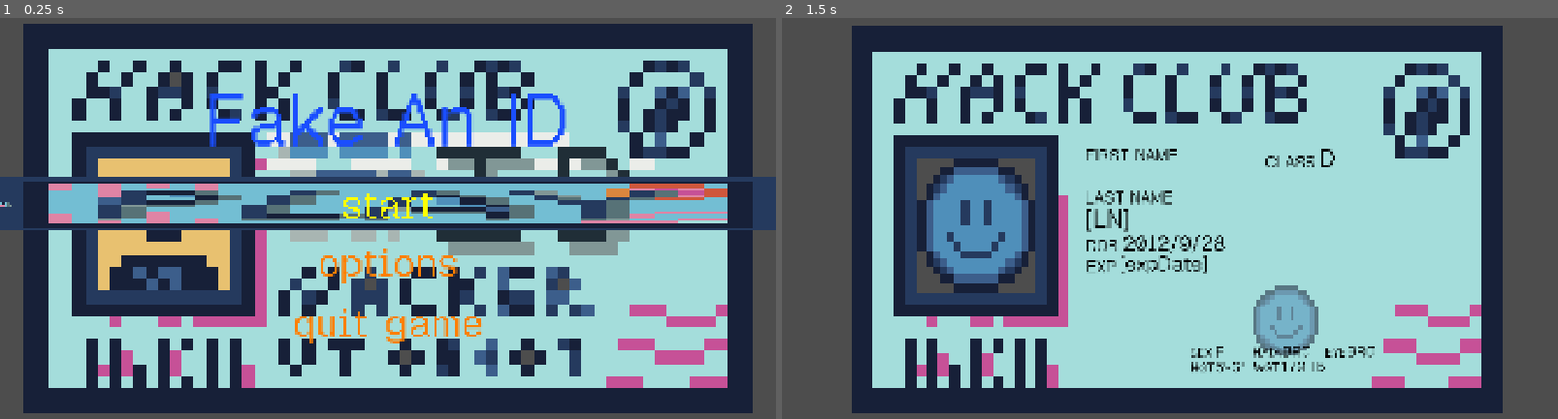
Above: before the commit, frames 1-2 (left to right).
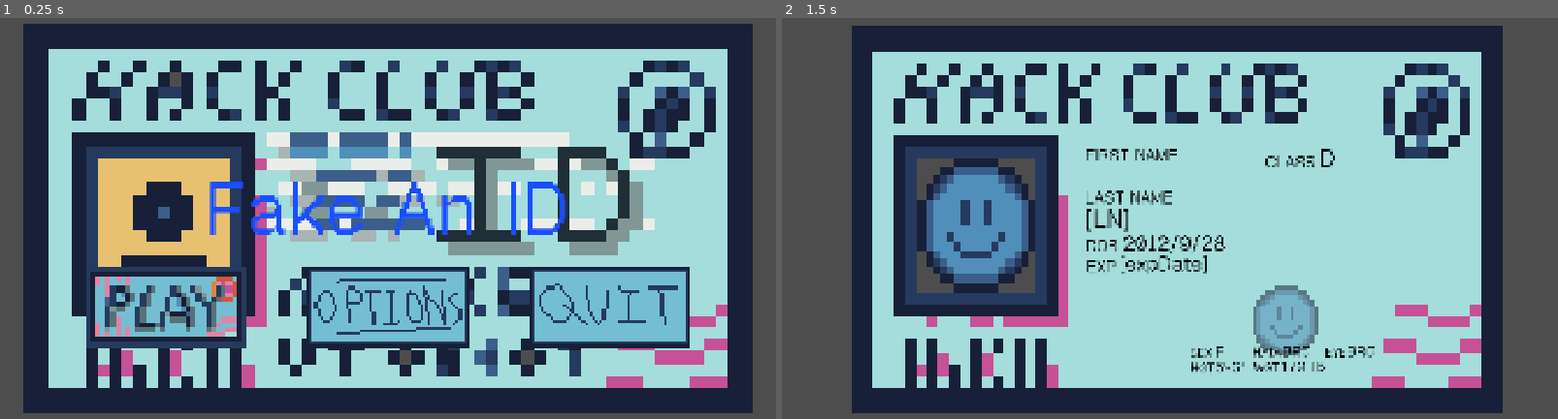
Above: after the commit, the same moments.

Repository: itstntcraft123/fake-an-id
Game: Godot game, scene res://scenes/main_menu.tscn
Same seed, same stepped clock (60 frames per second), same inputs: the game is played once before the commit and once after it.
Inputs (mouse positions are in pixels of both pictures, inside the frame that each line leads up to):
- Up to frame 1 (0.25 s): no input
- Up to frame 2 (1.5 s): click "[color=#ffffff00]> [/color]st…" (after the commit: "[color=#ffffff00]> [/color][c…") at 0.5 s; tap Enter at 1.25 s; move the mouse to (1340, 198) at 1.27 s; hold Right from 1.28 s (still down); tap Alt at 1.35 s; click (1340, 198) at 1.42 s

The runs differ from the first frame. In frame 1, 26% of the frame differs, in the area x 0-100%, y 18-83%; in frame 2, nothing differs.
Error in both runs: Attempt to call function 'get_as_text' in base 'null instance' on a null instance. (res://scripts/utils.gd:121)

Commit message:
made home screen buttons horizontally alligned
this took way longer then i thought cuz im sped at godot

Diff:
--- a/scenes/escape_screen.tscn
+++ b/scenes/escape_screen.tscn
@@ -47,6 +47,7 @@
 
 [node name="SelectMenu" parent="MarginContainer/VBoxContainer" unique_id=1729985181 instance=ExtResource("2_gjwmd")]
 layout_mode = 2
+vertical = true
 
 [node name="Back" type="Button" parent="MarginContainer/VBoxContainer/SelectMenu" unique_id=1995098880]
 layout_mode = 2
--- a/scenes/main_menu.tscn
+++ b/scenes/main_menu.tscn
@@ -5,9 +5,17 @@
 [ext_resource type="PackedScene" uid="uid://bmdsk1kuk34xi" path="res://scenes/select_menu.tscn" id="2_ekxnf"]
 [ext_resource type="Texture2D" uid="uid://bpxr1xdodvt5y" path="res://sprites/home-sceen-id-draft.png" id="3_wu84c"]
 [ext_resource type="Texture2D" uid="uid://ctyepyutkmtva" path="res://sprites/play-button.png" id="5_8ln24"]
+[ext_resource type="Texture2D" uid="uid://dwpaimymi3n3f" path="res://sprites/options-placeholder.png" id="6_oa1go"]
+[ext_resource type="Texture2D" uid="uid://dil7n7jcxyn80" path="res://sprites/quit-placeholder.png" id="7_tbmy8"]
 
 [sub_resource type="StyleBoxTexture" id="StyleBoxTexture_u5sy4"]
 texture = ExtResource("5_8ln24")
+
+[sub_resource type="StyleBoxTexture" id="StyleBoxTexture_rtw2f"]
+texture = ExtResource("6_oa1go")
+
+[sub_resource type="StyleBoxTexture" id="StyleBoxTexture_tbmy8"]
+texture = ExtResource("7_tbmy8")
 
 [node name="MainMenu" type="Control" unique_id=99506797]
 layout_mode = 3
@@ -39,6 +47,7 @@
 [node name="VBoxContainer" type="VBoxContainer" parent="MarginContainer" unique_id=1140747918]
 layout_mode = 2
 theme_override_constants/separation = 25
+alignment = 1
 
 [node name="Label" type="Label" parent="MarginContainer/VBoxContainer" unique_id=1201592543]
 layout_mode = 2
@@ -47,23 +56,30 @@
 text = "Fake An ID"
 horizontal_alignment = 1
 
-[node name="SelectMenu" parent="MarginContainer/VBoxContainer" unique_id=1729985181 instance=ExtResource("2_ekxnf")]
+[node name="MainMenu" parent="MarginContainer/VBoxContainer" unique_id=1729985181 instance=ExtResource("2_ekxnf")]
 layout_mode = 2
+theme_override_constants/separation = 150
+alignment = 1
 
-[node name="Start" type="Button" parent="MarginContainer/VBoxContainer/SelectMenu" unique_id=1295318933]
+[node name="Start" type="Button" parent="MarginContainer/VBoxContainer/MainMenu" unique_id=1295318933]
 texture_filter = 1
+custom_minimum_size = Vector2(400, 200)
+custom_maximum_size = Vector2(400, 200)
 layout_mode = 2
 theme_override_styles/normal = SubResource("StyleBoxTexture_u5sy4")
-text = "start"
-icon = ExtResource("5_8ln24")
 
-[node name="Options" type="Button" parent="MarginContainer/VBoxContainer/SelectMenu" unique_id=270986237]
+[node name="Options" type="Button" parent="MarginContainer/VBoxContainer/MainMenu" unique_id=270986237]
+texture_filter = 1
+custom_minimum_size = Vector2(400, 200)
+custom_maximum_size = Vector2(400, 200)
 layout_mode = 2
-text = "options
-"
+theme_override_styles/normal = SubResource("StyleBoxTexture_rtw2f")
 
-[node name="Quit" type="Button" parent="MarginContainer/VBoxContainer/SelectMenu" unique_id=1750955982]
+[node name="Quit" type="Button" parent="MarginContainer/VBoxContainer/MainMenu" unique_id=1750955982]
+texture_filter = 1
+custom_minimum_size = Vector2(400, 200)
+custom_maximum_size = Vector2(400, 200)
 layout_mode = 2
-text = "quit game"
+theme_override_styles/normal = SubResource("StyleBoxTexture_tbmy8")
 
-[connection signal="selected" from="MarginContainer/VBoxContainer/SelectMenu" to="." method="_on_select_menu_selected"]
+[connection signal="selected" from="MarginContainer/VBoxContainer/MainMenu" to="." method="_on_select_menu_selected"]
--- a/scenes/options.tscn
+++ b/scenes/options.tscn
@@ -35,6 +35,7 @@
 
 [node name="SelectMenu" parent="MarginContainer/VBoxContainer" unique_id=1729985181 instance=ExtResource("2_2iy26")]
 layout_mode = 2
+vertical = true
 
 [node name="Sounds" type="Button" parent="MarginContainer/VBoxContainer/SelectMenu" unique_id=635173152]
 layout_mode = 2
--- a/scenes/select_menu.tscn
+++ b/scenes/select_menu.tscn
@@ -2,7 +2,7 @@
 
 [ext_resource type="Script" uid="uid://dco1cagudndq3" path="res://scripts/select_menu.gd" id="1_jsvjb"]
 
-[node name="SelectMenu" type="VBoxContainer" unique_id=1729985181]
+[node name="SelectMenu" type="BoxContainer" unique_id=480102067]
 offset_right = 40.0
 offset_bottom = 40.0
 script = ExtResource("1_jsvjb")
--- a/scripts/select_menu.gd
+++ b/scripts/select_menu.gd
@@ -1,4 +1,4 @@
-extends VBoxContainer
+extends BoxContainer
 
 signal selected(index: int, item: Control)
 
Binary file added: sprites/options-placeholder.png
Not shown, added: sprites/options-placeholder.png.import
Binary file added: sprites/quit-placeholder.png
Not shown, added: sprites/quit-placeholder.png.import
